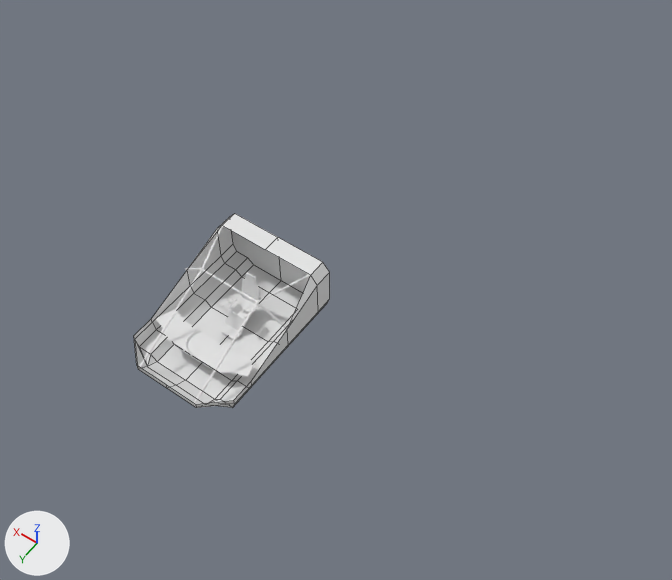
Before and after pictures for a commit that changed the Blender file ProjectFiles/untitled.blend.
Rendered twice from a 50 mm lens placed at (-11.8, 14.2, 21.3), pointed at (-1.7, 0.1, -0.7). Every picture has the same lights, and +X, +Y and +Z are marked at lower left. The picture after the commit comes second. Mesh edges are drawn as thin lines on the coarser meshes.

Names of what the first picture shows: 'Chair', 'Console', 'Floor', 'WindowFrame' and 2 more.
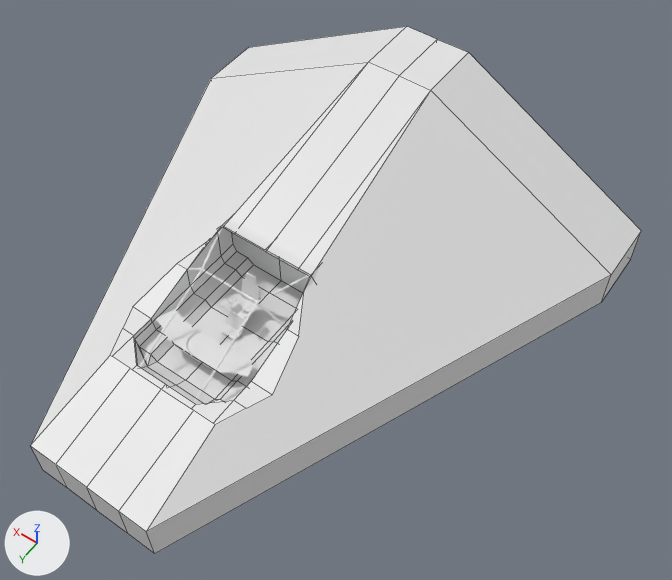
Where the change shows, as pixel boxes [x1, y1, x2, y2] in the pictures (672 x 580 px):
'ShipExterior', added
    after: [31, 26, 641, 554]

The change, as a list of edits to the scene's bpy script:
```text
Add me_cube_001:
    me_cube_001.from_pydata(...)  # 63 vertices, 46 faces; spans x -8.1..8.1, y -7.9..9.0, z -3.1..2.7
Add ob_shipexterior:
    ob_shipexterior = bpy.data.objects.new('ShipExterior', me_cube_001)
    ob_shipexterior.location = (0.0, 0.0, 0.0)
```
